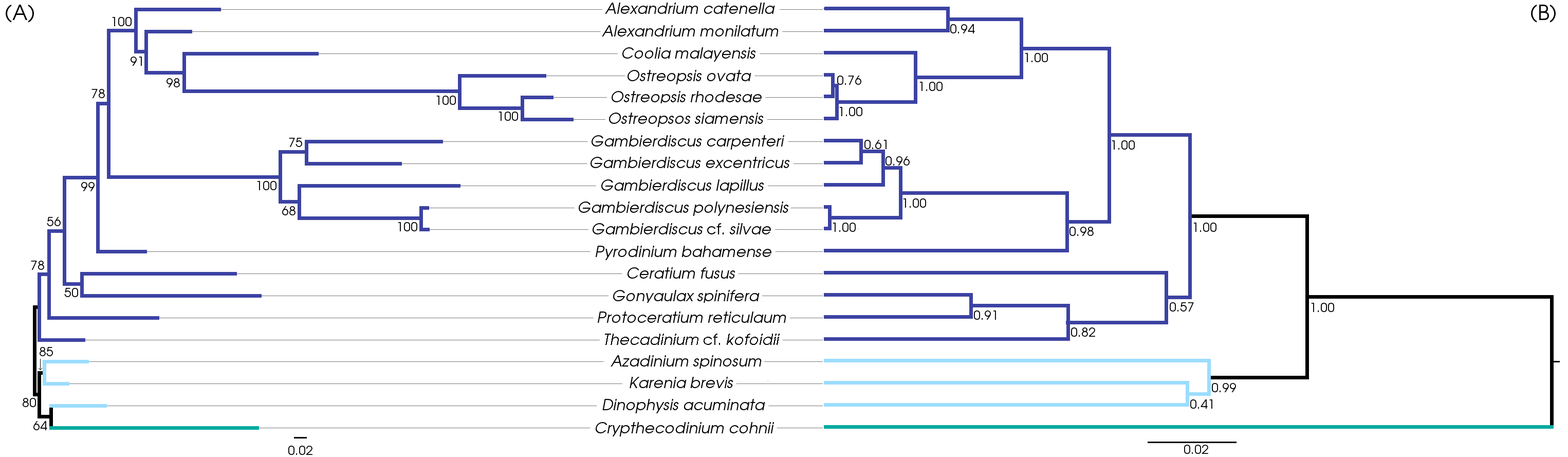
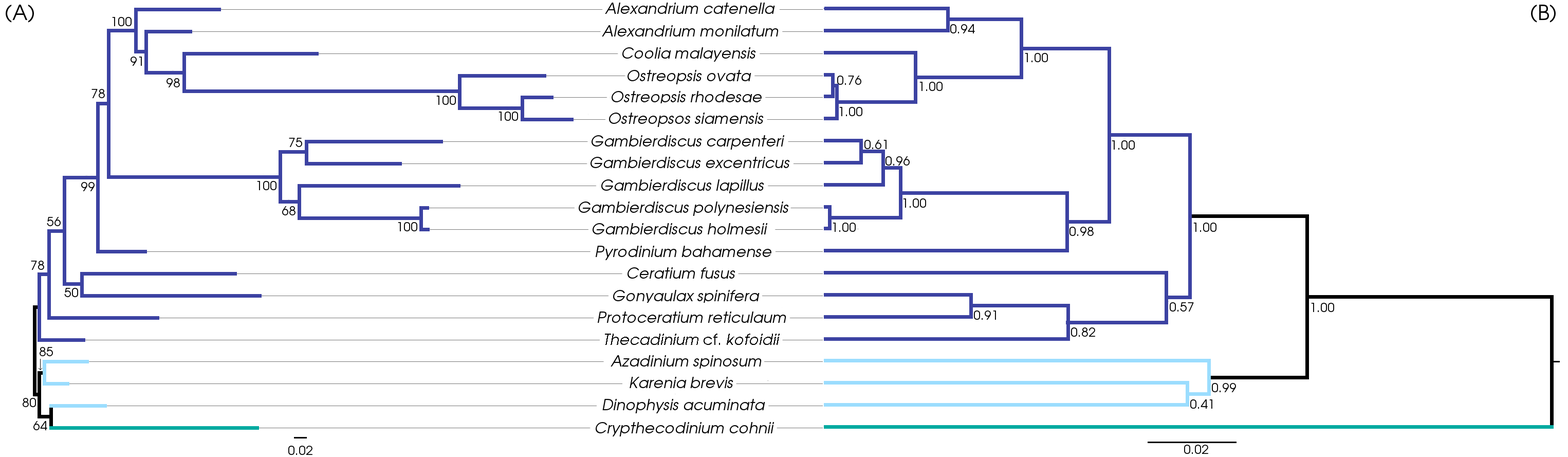
Two versions of the same layered image (1568x457). Layer-by-layer changes:
renamed "Gambierdiscus cf. silvae" to "Gambierdiscus holmesii", painted on it over [707, 223, 771, 235]
